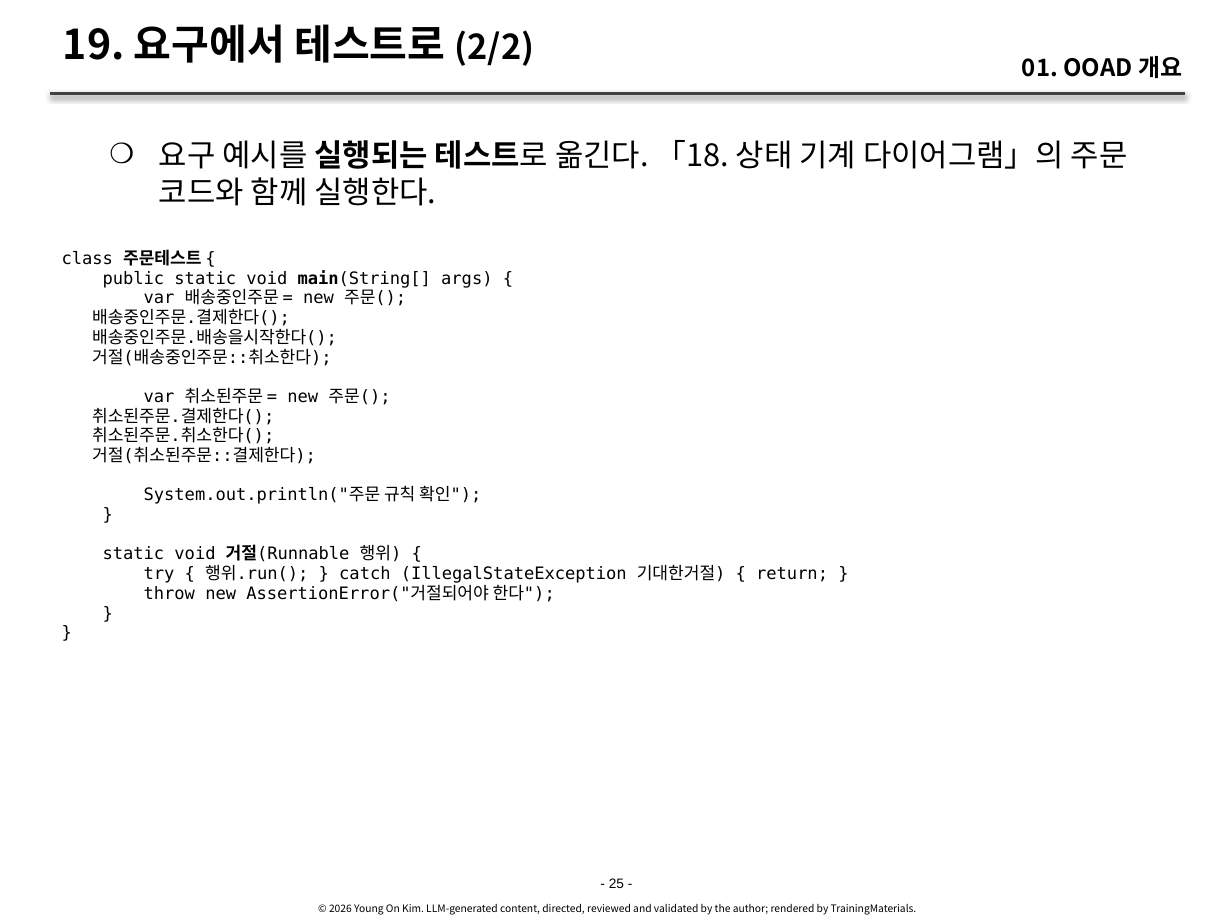
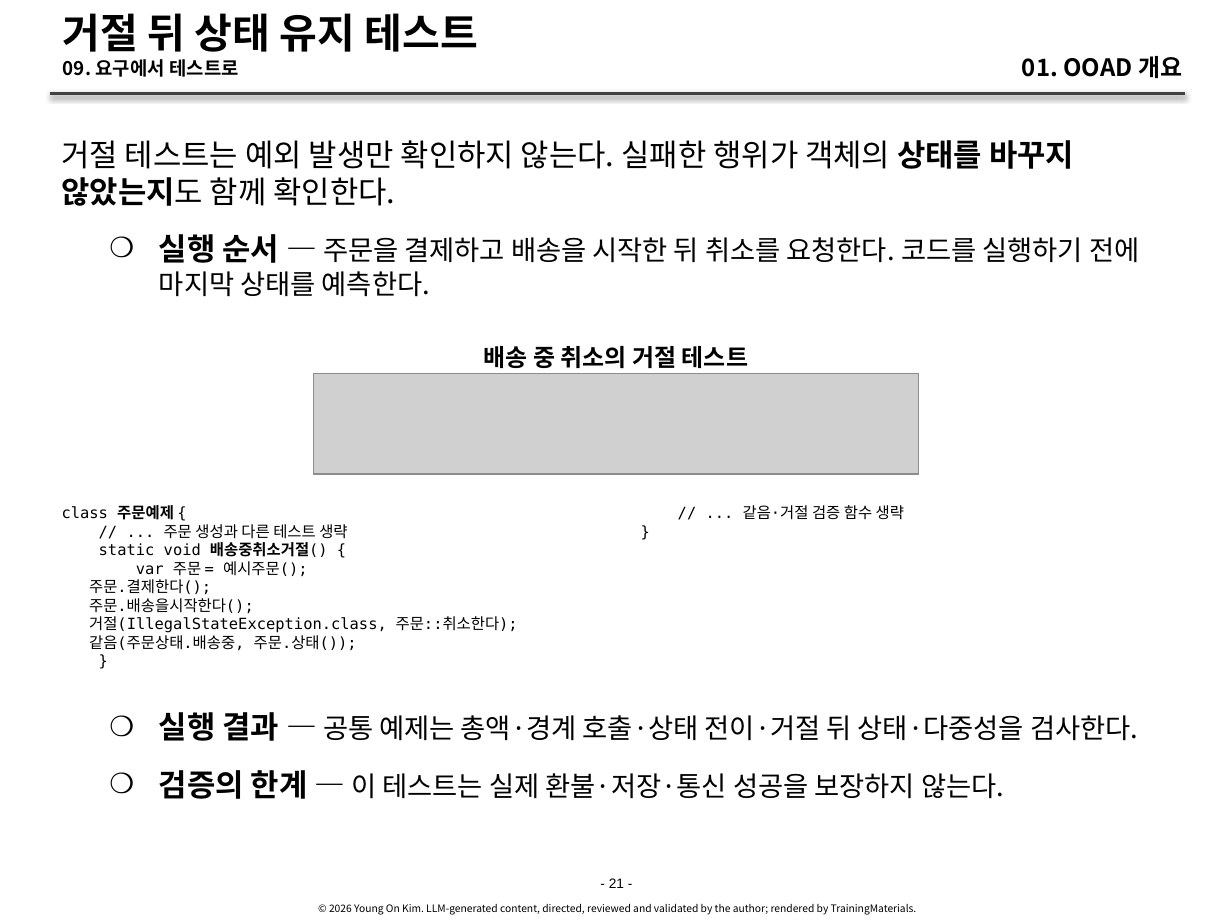
Before and after one commit to YoungSan77/TrainingMaterials, a slide deck: slide 21 of courses/ooad/sessions/s01.pptx (slide 25 before the commit). Drawn at 1232x924 pixels with LibreOffice and Linux fonts; fonts in the diff are those of the drawing; grey boxes stand for pictures. Boxes give left, top, right and bottom in pixels: in the first picture for what was removed or moved away, otherwise in the second. Text is boxed around its words. In the diff, an @@ line names an element or a change of style, - is before the commit and + after.

```diff
--- a/courses/ooad/sessions/s01.pptx
+++ b/courses/ooad/sessions/s01.pptx
@@ title at bbox=[63, 13, 478, 77]: text changed; size 24 to 11 pt @@
-19. 요구에서 테스트로 (2/2)
+거절 뒤 상태 유지 테스트
+09. 요구에서 테스트로
@@ text at bbox=[61, 140, 1139, 297]: text changed @@
-    ❍ 요구 예시를 실행되는 테스트로 옮긴다. 「18. 상태 기계 다이어그램」의 주문 코드와 함께 실행한다.
+거절 테스트는 예외 발생만 확인하지 않는다. 실패한 행위가 객체의 상태를 바꾸지 않았는지도 함께 확인한다.
+    ❍ 실행 순서 — 주문을 결제하고 배송을 시작한 뒤 취소를 요청한다. 코드를 실행하기 전에 마지막 상태를 예측한다.
@@ text added at bbox=[483, 346, 748, 368], 14 pt, text #000000, bold @@
+배송 중 취소의 거절 테스트
@@ picture added at bbox=[313, 373, 918, 474] @@
@@ text "class 주문예제 {": place and size @@
-text "class 주문예제 {" at bbox=[62, 249, 828, 602]
+text "class 주문예제 {" at bbox=[62, 505, 518, 651]
@@ text "class 주문예제 {" at bbox=[62, 505, 518, 651]: size 10 to 9 pt in "}"; line spacing 11.5pt to 10.8pt @@
@@ text at bbox=[62, 505, 518, 651]: text changed; size 10 to 9 pt @@
-class 주문테스트 {
-public static void main(String[] args) {
-var 배송중인주문 = new 주문();
-배송중인주문.결제한다();
-배송중인주문.배송을시작한다();
-거절(배송중인주문::취소한다);
-var 취소된주문 = new 주문();
-취소된주문.결제한다();
-취소된주문.취소한다();
-거절(취소된주문::결제한다);
-System.out.println("주문 규칙 확인");
+class 주문예제 {
+// ... 주문 생성과 다른 테스트 생략
+static void 배송중취소거절() {
+var 주문 = 예시주문();
+주문.결제한다();
+주문.배송을시작한다();
+거절(IllegalStateException.class, 주문::취소한다);
+같음(주문상태.배송중, 주문.상태());
@@ text added at bbox=[743, 505, 904, 520], 9 pt, text #000000 @@
+// ... 같음·거절 검증 함수 생략
+}
@@ text at bbox=[103, 544, 828, 602]: paragraphs removed @@
-static void 거절(Runnable 행위) {
-try { 행위.run(); } catch (IllegalStateException 기대한거절) { return; }
-throw new AssertionError("거절되어야 한다");
-}
-}
@@ text added at bbox=[159, 712, 1138, 799], 16 pt, text #000000 @@
+    ❍ 실행 결과 — 공통 예제는 총액·경계 호출·상태 전이·거절 뒤 상태·다중성을 검사한다.
+    ❍ 검증의 한계 — 이 테스트는 실제 환불·저장·통신 성공을 보장하지 않는다.
@@ text at bbox=[609, 878, 624, 888]: text changed @@
-- 25 -
+- 21 -
```
Also in this commit, not shown: 36 other slides changed, 2 slides added, 6 slides removed, 51 other files.
